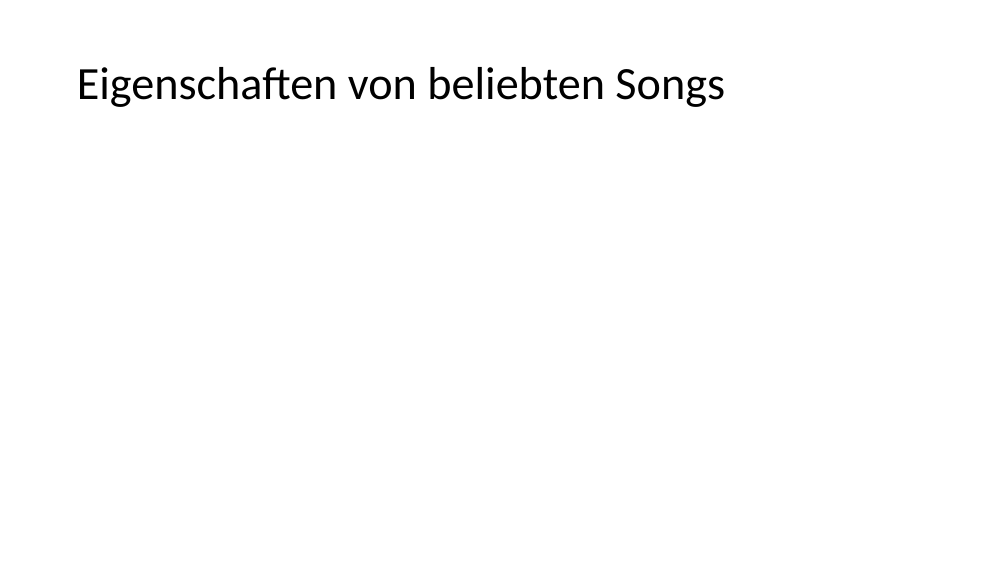
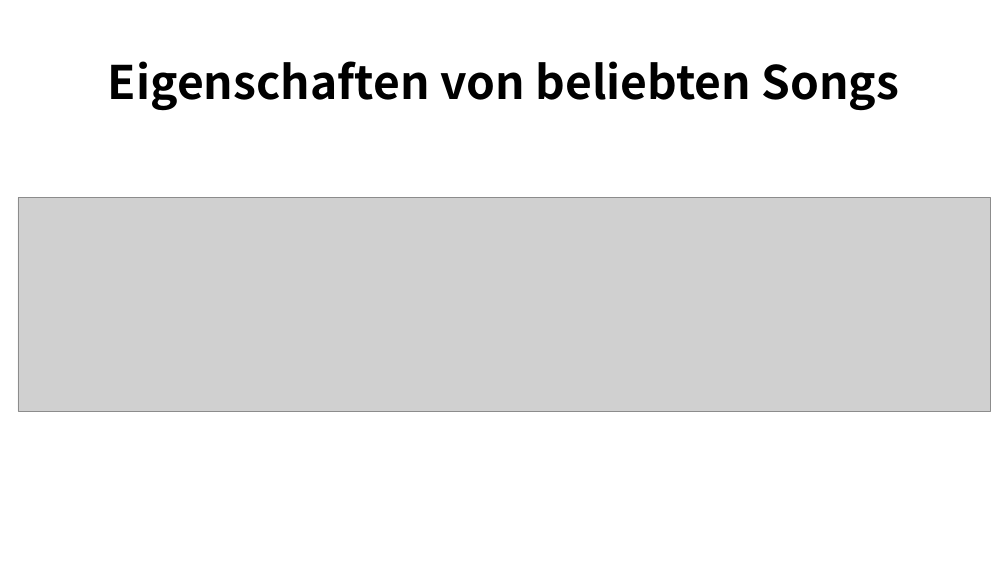
Before and after one commit to eric-kaufmann/spotify_analysis, a slide deck: slide 17 of spotify_analysis.pptx (slide 15 before the commit). Drawn at 1008x567 pixels with LibreOffice and Linux fonts; fonts in the diff are those of the drawing; grey boxes stand for pictures. Boxes give left, top, right and bottom in pixels: in the first picture for what was removed or moved away, otherwise in the second. Text is boxed around its words. In the diff, an @@ line names an element or a change of style, - is before the commit and + after.

Commit message:
adapting colors + edit ppt

```diff
--- a/spotify_analysis.pptx
+++ b/spotify_analysis.pptx
@@ title "Eigenschaften von beliebten Songs" at (108,61,900,111): font Calibri to Noto Sans CJK SC, bold on; alignment left to centre @@
@@ picture added at (18,198,991,411) @@
```
Also in this commit, not shown: 5 other slides changed, 5 slides added, 3 slides removed, 1 other file.
